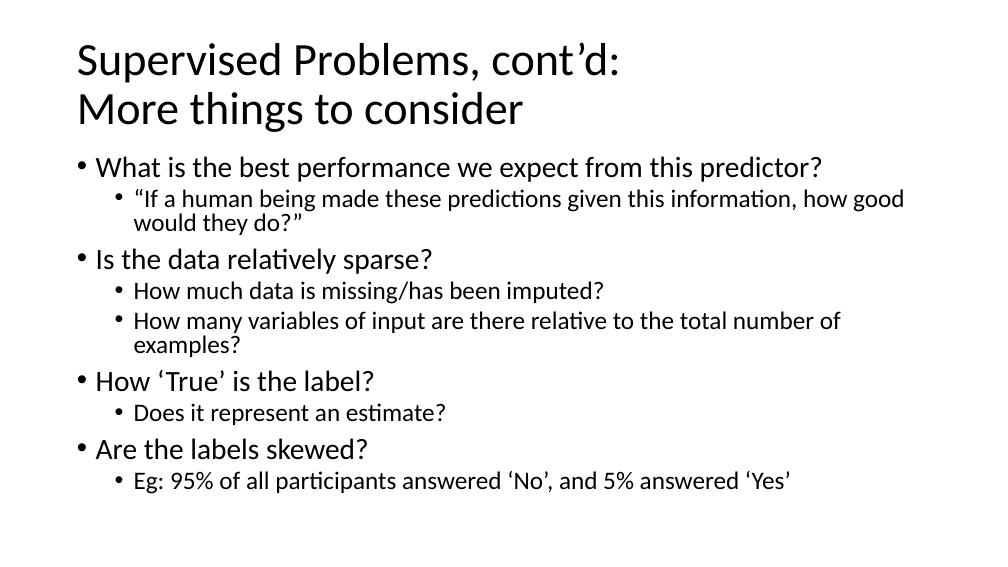
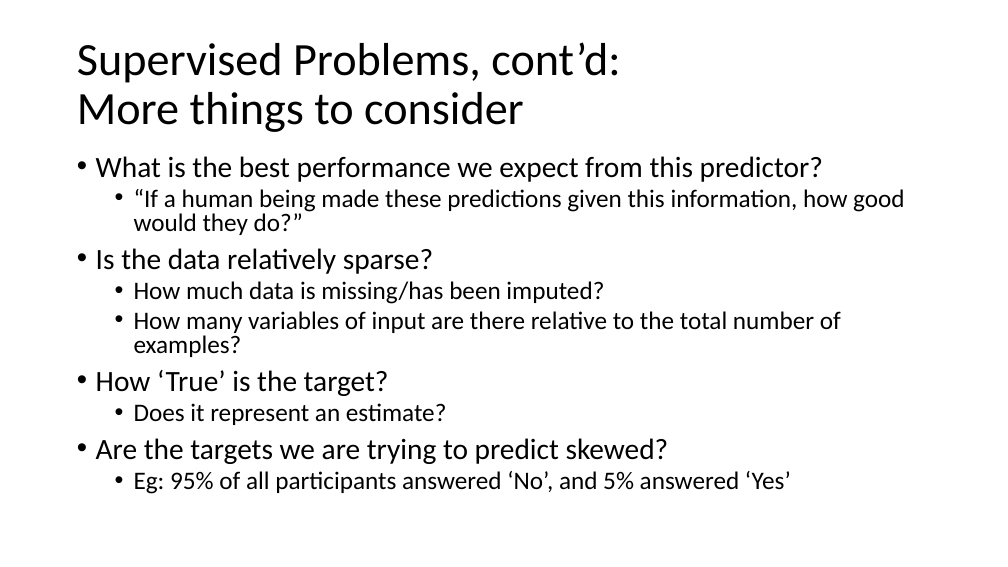
Before and after one commit to fredhutchio/python_intro_hdc, a slide deck: slide 16 of slides/Intro to Machine Learning.pptx. Drawn at 1008x567 pixels with LibreOffice and Linux fonts; fonts in the diff are those of the drawing. Boxes give left, top, right and bottom in pixels: in the first picture for what was removed or moved away, otherwise in the second. Text is boxed around its words. In the diff, an @@ line names an element or a change of style, - is before the commit and + after.

Commit message:
updated slides
moving from terminology 'label' to 'target' or 'outcome' for supervised learning

```diff
--- a/slides/Intro to Machine Learning.pptx
+++ b/slides/Intro to Machine Learning.pptx
@@ text at (x1=96, y1=370, x2=389, y2=396): text changed @@
-• How ‘True’ is the label?
+• How ‘True’ is the target?
@@ text at (x1=96, y1=438, x2=669, y2=464): text changed @@
-• Are the labels skewed?
+• Are the targets we are trying to predict skewed?
```
Also in this commit, not shown: 4 other slides changed.
